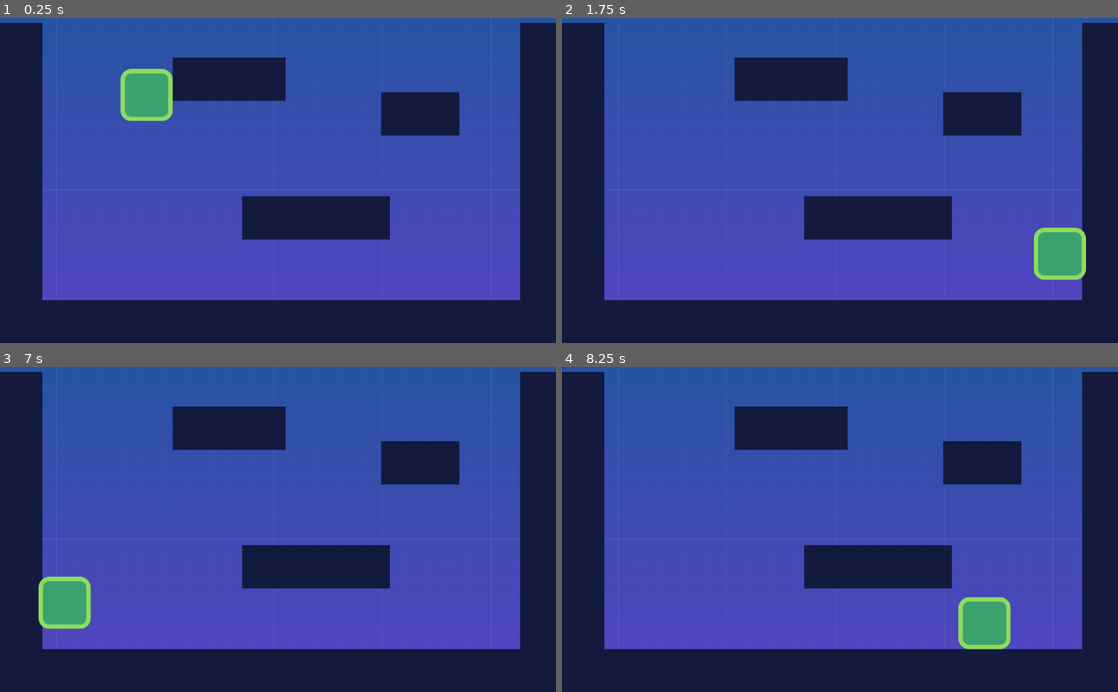
Above: before the commit, frames 1-4 (two rows, left to right).
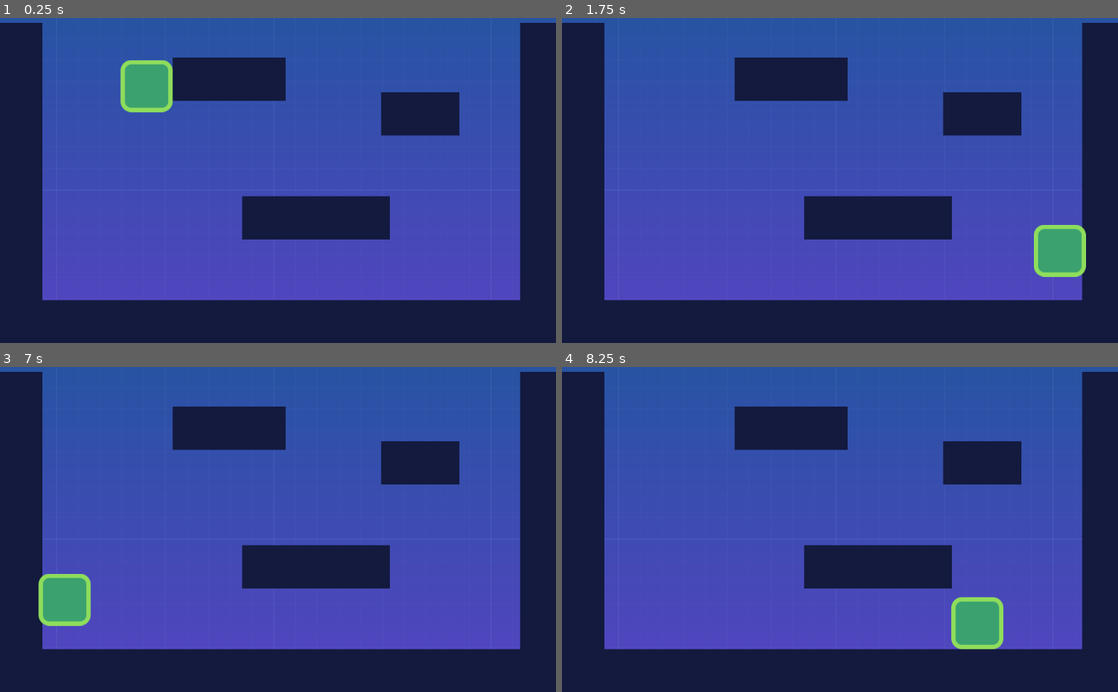
Above: after the commit, the same moments.

Repository: danielm-t/DYHTG-2021
Game: Godot game, scene res://src/Levels/LevelTemplate.tscn
The game is run twice, just before and just after one commit, with the same random seed, the same clock (stepped at 60 frames per second) and the same inputs. The project has no main scene, so this scene is started directly.
Inputs:
- Up to frame 1 (0.25 s): no input
- Up to frame 2 (1.75 s): hold D (move_right) from 0.53 s (still down); tap W (jump) at 0.77, 1.52 s
- Up to frame 3 (7 s): release D (move_right) at 2.03 s; hold A (move_left) 2.03-2.78 s; hold D (move_right) 2.78-4.28 s; tap W (jump) at 3.02, 3.77, 4.52, 6.02, 6.77 s; hold A (move_left) 4.28-5.03 s; hold D (move_right) 5.03-5.78 s; hold A (move_left) from 5.78 s (still down)
- Up to frame 4 (8.25 s): release A (move_left) at 7.28 s; hold D (move_right) from 7.28 s (still down); tap W (jump) at 7.52 s

The runs differ from the first frame. In frame 1, 0.8% of the frame differs, in the area x 21-32%, y 13-32%; in frame 2, 0.4%; in frame 3, 0.4%; in frame 4, 0.7%.

Commit message:
push test

Diff:
--- a/src/Levels/LevelTemplate.tscn
+++ b/src/Levels/LevelTemplate.tscn
@@ -27,4 +27,4 @@
 [node name="CharacterShort" parent="." instance=ExtResource( 2 )]
 position = Vector2( 270, 107 )
 speed = Vector2( 800, 1000 )
-gravity = 2500.0
+gravity = 2000.0
Not shown, added: Level Design/MainStage.png.import
Not shown, added: Level Design/PuzzleConcept.png.import
Not shown, added: Sprites/BigBoiBlue_Stand.png.import
Not shown, added: Sprites/BigBoiGreen_Stand.png.import
Not shown, added: Sprites/BigBoiRed_Stand.png.import
Not shown, added: Sprites/BigBoi_Stand.png.import
Not shown, added: Sprites/SmallBoiBlue_Stand.png.import
Not shown, added: Sprites/SmallBoiGreen_Stand.png.import
Not shown, added: Sprites/SmallBoiRed_Stand.png.import
Not shown, added: Sprites/SmallBoi_Stand.png.import
